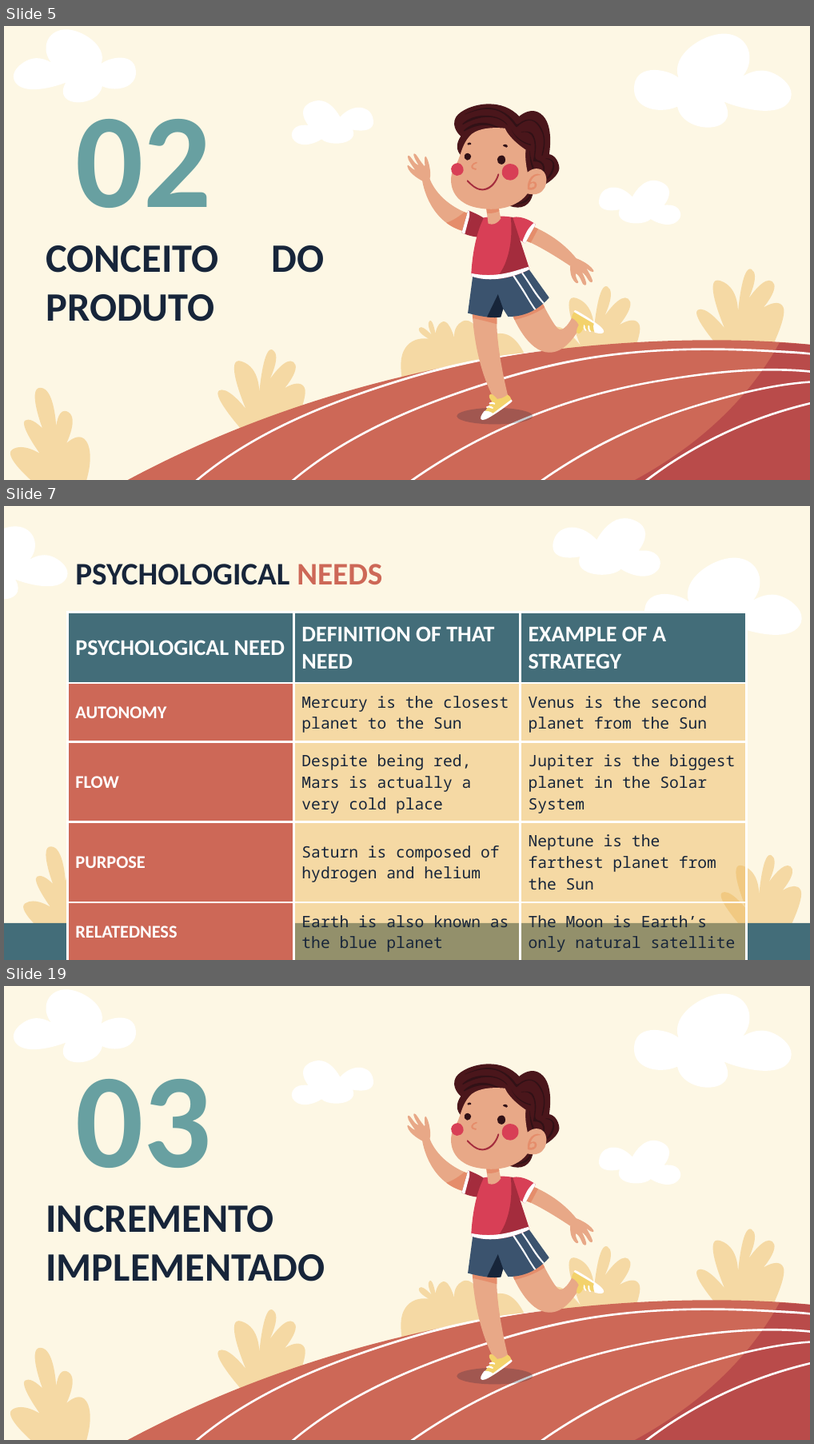
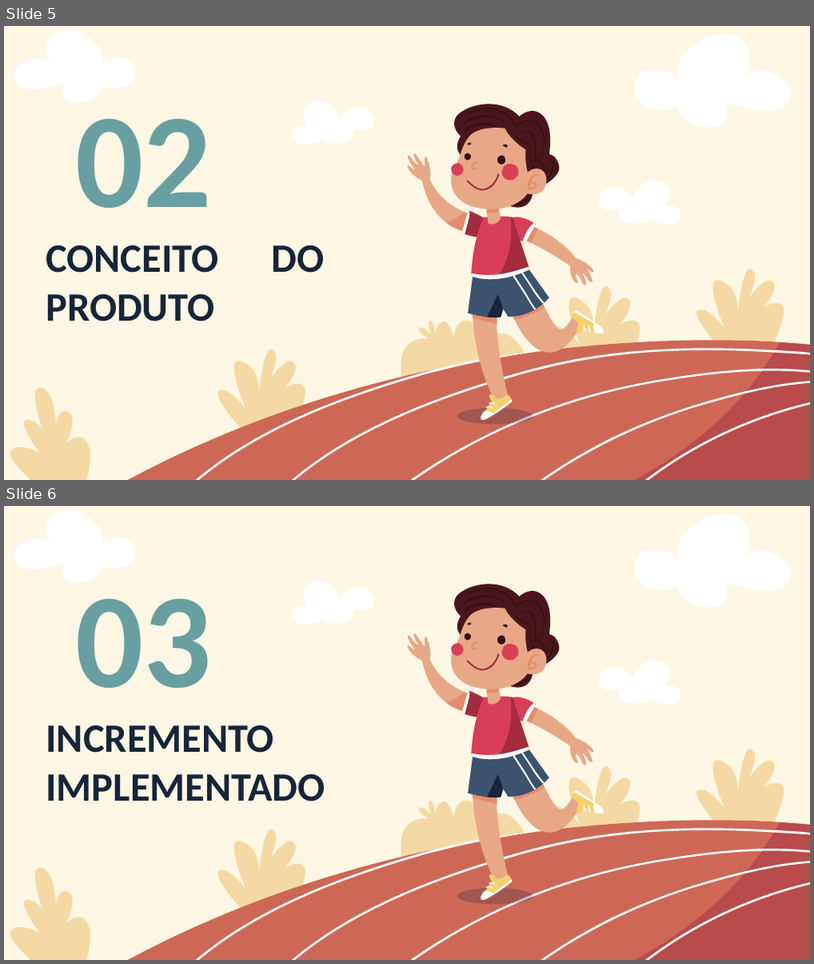
Before and after one commit to martimgil/MAS-Projeto, a slide deck: Iterações/3/Apresentação3.pptx. Shown one above the other, each under a label of ours: slides 5, 7 and 19 before the commit, slides 5 and 6 after it; the slides between them are not shown. The pictures are 814x1444 and 814x964 pixels, drawn with LibreOffice and Linux fonts; fonts in the diff are those of the drawing. Boxes give left, top, right and bottom in pixels: in the first picture for what was removed or moved away, otherwise in the second. Text is boxed around its words. In the diff, an @@ line names an element or a change of style, - is before the commit and + after.

```diff
--- a/Iterações/3/Apresentação3.pptx
+++ b/Iterações/3/Apresentação3.pptx
@@ slide 7 removed at box(4, 506, 810, 960), background #FDF7E4 @@
@@ freeform shape removed at box(4, 526, 70, 599) @@
@@ freeform shape removed at box(550, 518, 662, 576) @@
@@ title removed at box(75, 564, 382, 585) @@
-PSYCHOLOGICAL NEEDS
@@ freeform shape removed at box(642, 558, 806, 651) @@
@@ table removed at box(68, 612, 747, 955), 5 rows, 3 columns @@
-PSYCHOLOGICAL NEED | DEFINITION OF THAT NEED | EXAMPLE OF A STRATEGY
-AUTONOMY | Mercury is the closest planet to the Sun | Venus is the second planet from the Sun
-FLOW | Despite being red, Mars is actually a very cold place | Jupiter is the biggest planet in the Solar System
-PURPOSE | Saturn is composed of hydrogen and helium | Neptune is the farthest planet from the Sun
-RELATEDNESS | Earth is also known as the blue planet | The Moon is Earth’s only natural satellite
@@ freeform shape removed at box(15, 846, 101, 940) @@
@@ freeform shape removed at box(714, 854, 806, 931) @@
@@ rectangle removed at box(4, 923, 810, 960) @@
@@ what was slide 19 is now slide 6 @@
```
Also in this commit, not shown: 13 other slides removed, 5 other files.
